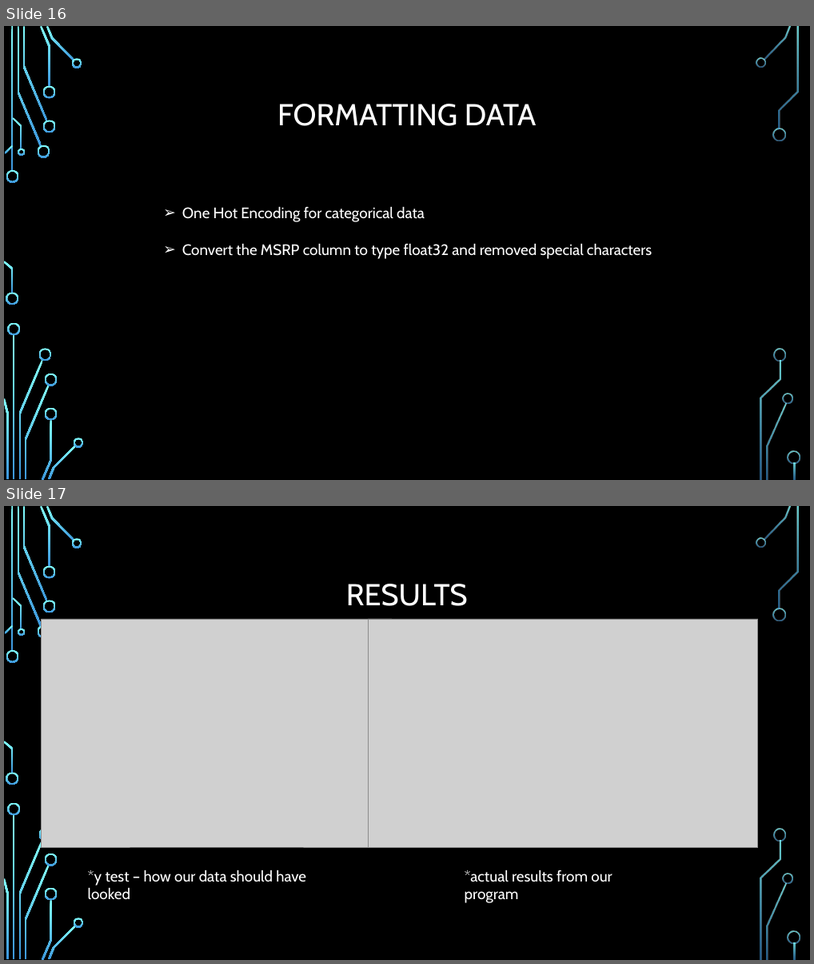
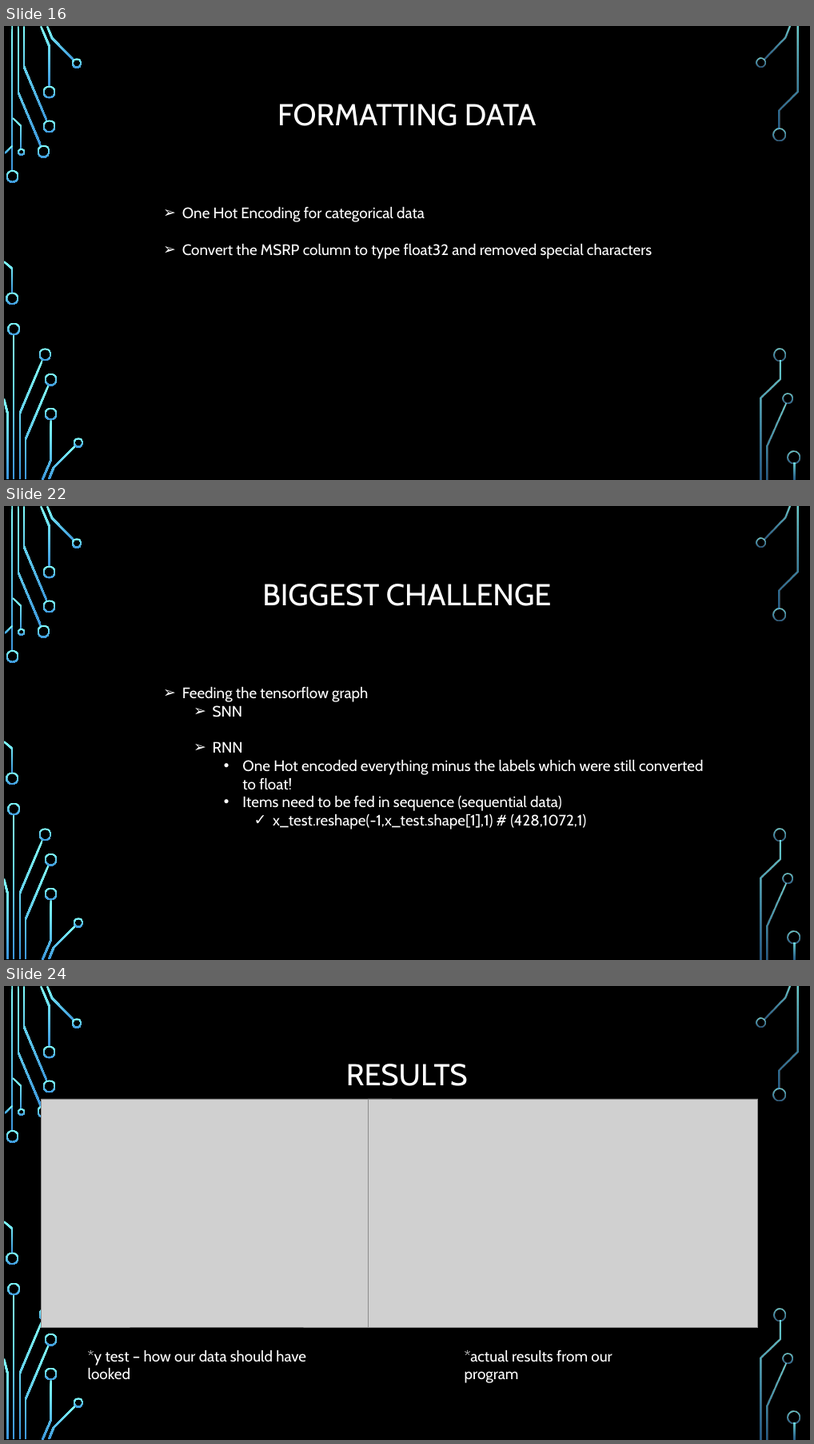
Before and after one commit to knight-coder-llc/AI-Vehicle-Calculator, a slide deck: Final Pres.pptx. Shown one above the other, each under a label of ours: slides 16 and 17 before the commit, slides 16, 22 and 24 after it; the slides between them are not shown. The pictures are 814x964 and 814x1444 pixels, drawn with LibreOffice and Linux fonts; fonts in the diff are those of the drawing; grey boxes stand for pictures; background and template pictures are left out. Boxes give left, top, right and bottom in pixels: in the first picture for what was removed or moved away, otherwise in the second. Text is boxed around its words. In the diff, an @@ line names an element or a change of style, - is before the commit and + after.

```diff
--- a/Final Pres.pptx
+++ b/Final Pres.pptx
@@ slide 22 added at box(4, 506, 810, 960), background picture (left out); not listed: 36 template elements that a slide beside it also shows @@
@@ title added at box(262, 584, 552, 606), 36 pt, text #FFFFFF @@
+BIGGEST CHALLENGE
@@ text added at box(182, 686, 703, 829), 18 pt, text #FFFFFF @@
+  ➢ Feeding the tensorflow graph
+    ➢ SNN
+    ➢ RNN
+      • One Hot encoded everything minus the labels which were still converted to float!
+      • Items need to be fed in sequence (sequential data)
+        ✓ x_test.reshape(-1,x_test.shape[1],1) # (428,1072,1)
@@ what was slide 17 is now slide 24 @@
```
Also in this commit, not shown: 1 slide changed, 6 other slides added.
